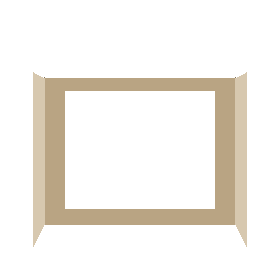
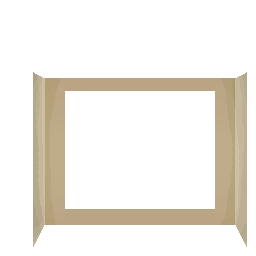
Layered file, before and after one edit (256x256). Changes by layer:
added layer "Layer 2" above "Layer 1" over <box>33,72,247,247</box>
added layer "Layer 1" (20%) above "TheaterWall" over <box>45,84,235,219</box>
painted on "TheaterWall" over <box>44,77,236,78</box>
